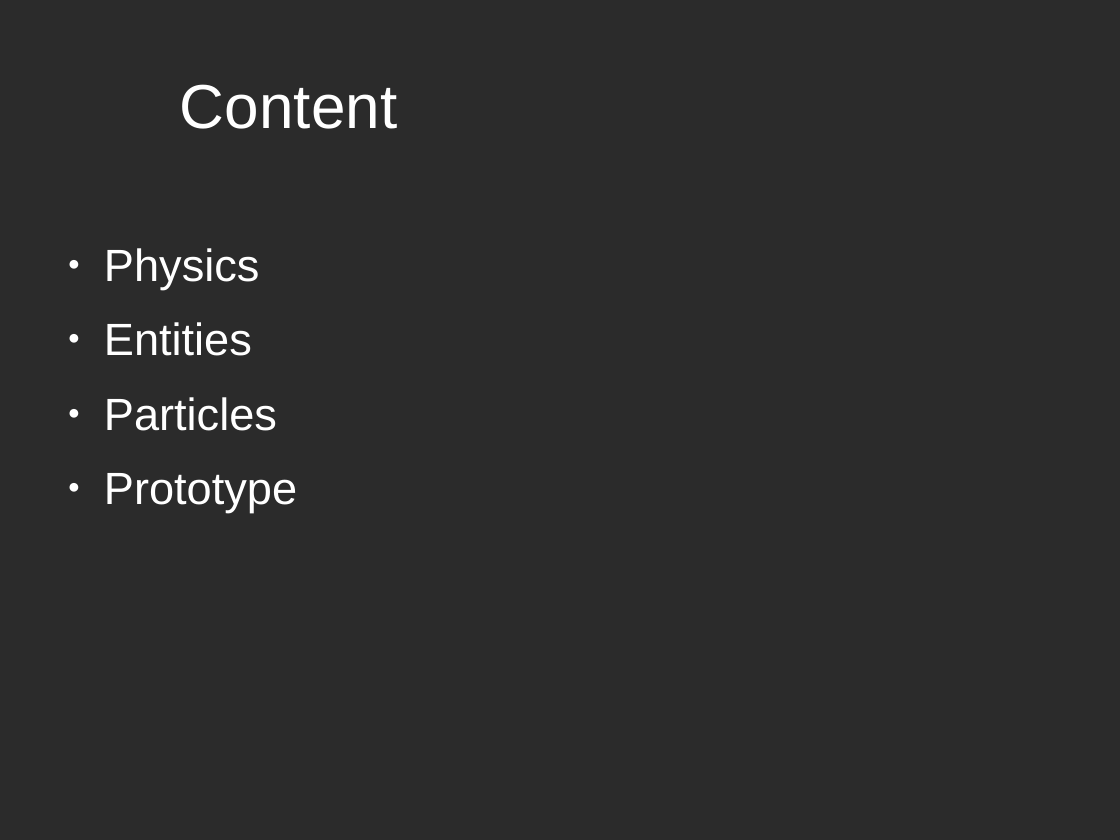
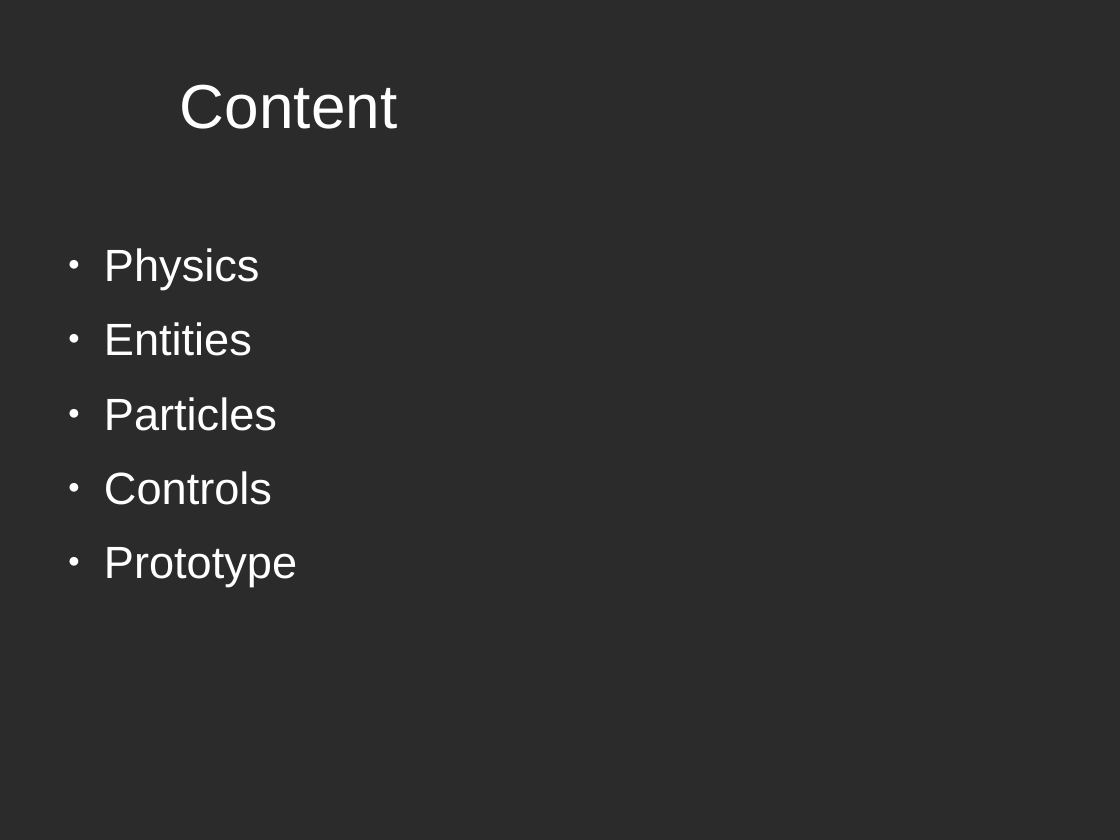
Before and after one commit to szyuGH/StarrockGame, a slide deck: slide 2 of Docs/PresentationPrototype/_PrototypePresentation.odp. Drawn at 1120x840 pixels with LibreOffice and Linux fonts; fonts in the diff are those of the drawing; background and template pictures are left out; a plain dark background stands for a picture behind light text. Boxes give left, top, right and bottom in pixels: in the first picture for what was removed or moved away, otherwise in the second. Text is boxed around its words. In the diff, an @@ line names an element or a change of style, - is before the commit and + after.

```diff
--- a/Docs/PresentationPrototype/_PrototypePresentation.odp
+++ b/Docs/PresentationPrototype/_PrototypePresentation.odp
@@ text at [104, 471, 272, 505]: paragraph added @@
+● Controls
```
Also in this commit, not shown: 1 slide added, 14 other files.
